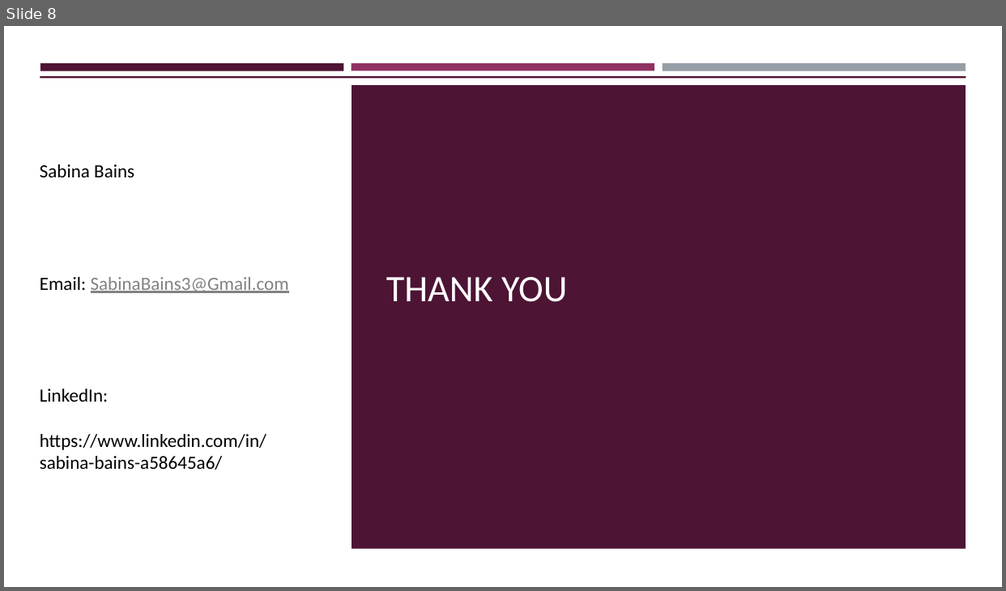
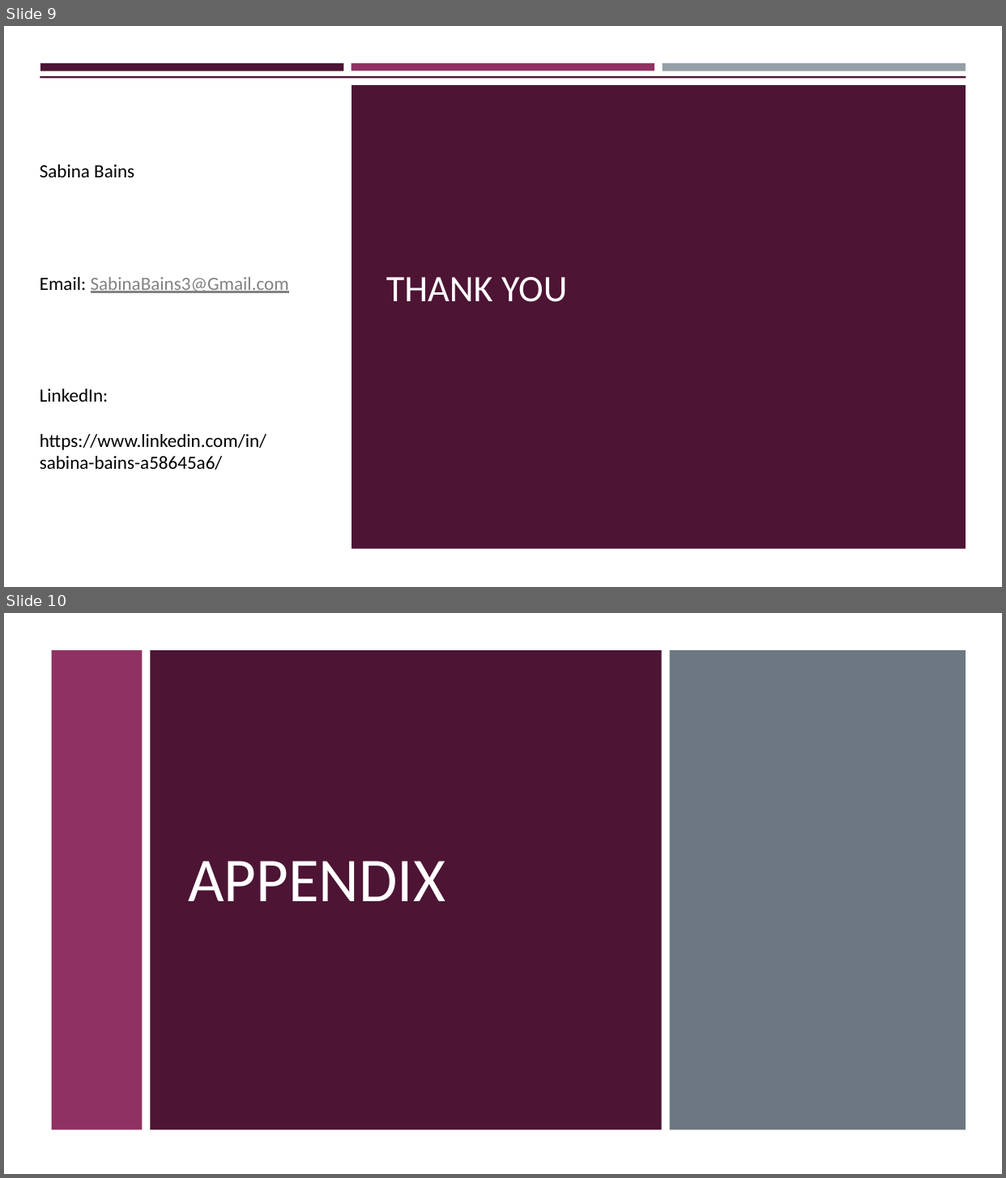
Before and after one commit to sabinabains/dsc-phase-3-project, a slide deck: dsc-phase-3-project-presentation 3.28.pptx. Shown one above the other, each under a label of ours: slide 8 before the commit, slides 9 and 10 after it. The pictures are 1006x591 and 1006x1178 pixels, drawn with LibreOffice and Linux fonts; fonts in the diff are those of the drawing. Boxes give left, top, right and bottom in pixels: in the first picture for what was removed or moved away, otherwise in the second. Text is boxed around its words. In the diff, an @@ line names an element or a change of style, - is before the commit and + after.

```diff
--- a/dsc-phase-3-project-presentation 3.28.pptx
+++ b/dsc-phase-3-project-presentation 3.28.pptx
@@ slide 10 added at box(4, 613, 1002, 1174), background #FFFFFF @@
@@ rectangle added at box(4, 613, 1002, 1174), fill #FFFFFF @@
@@ rectangle added at box(52, 650, 143, 1131), fill #903163 @@
@@ rectangle added at box(150, 650, 661, 1131), fill #4D1434 @@
@@ rectangle added at box(670, 650, 965, 1131), fill #6C7781 @@
@@ title added at box(188, 861, 445, 901), 60 pt, text #FFFFFF @@
+APPENDIX
@@ what was slide 8 is now slide 9 @@
```
Also in this commit, not shown: 6 slides changed, 2 other slides added, 2 other files.
